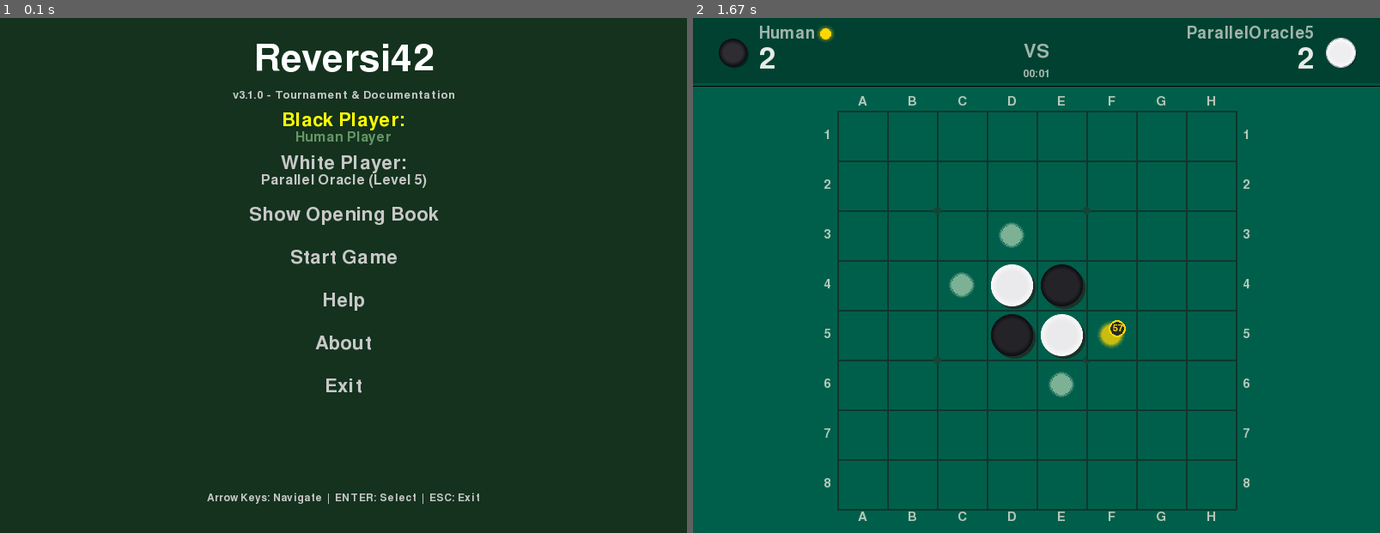
Above: before the commit, frames 1-2 (left to right).
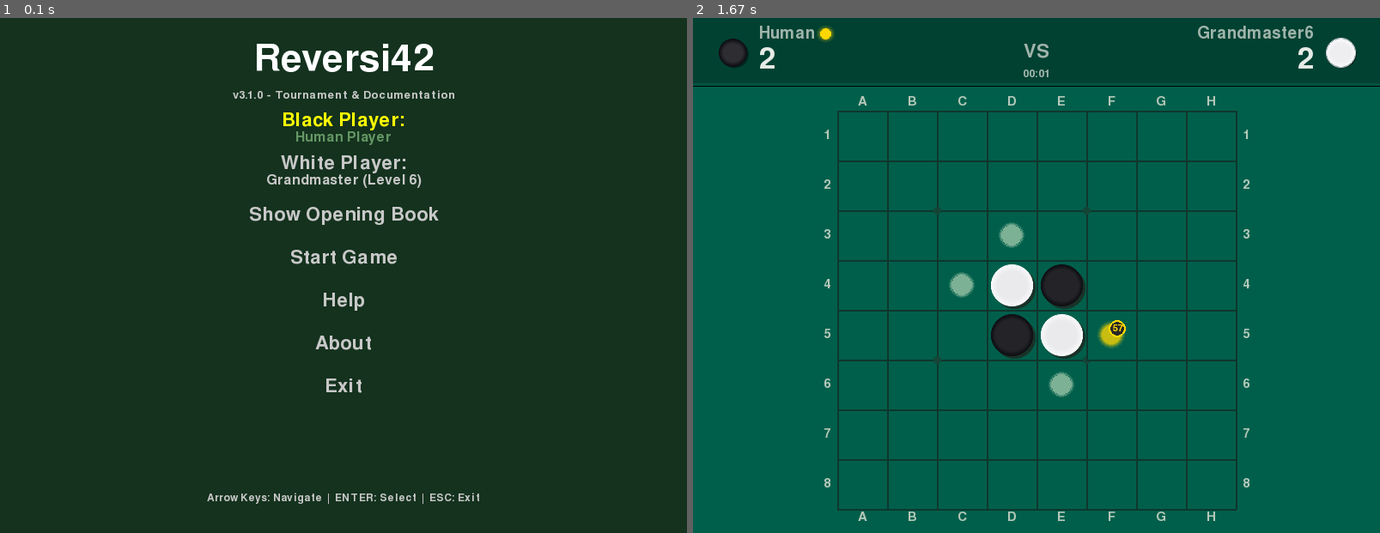
Above: after the commit, the same moments.

Repository: lookee/Reversi42
Game: pygame game, started from src/reversi42.py
The game is run twice, just before and just after one commit, with the same random seed, the same clock (stepped at 60 frames per second) and the same inputs.
Inputs:
- Up to frame 1 (0.1 s): no input
- Up to frame 2 (1.67 s): click "Start Game" at 0.38 s

The runs differ from the first frame. In frame 1, 0.3% of the frame differs, in the area x 38-63%, y 30-33%; in frame 2, 0.3%.

Commit message:
new player default for view pygame

Diff:
--- a/src/config.py
+++ b/src/config.py
@@ -17,9 +17,9 @@
 
     # Players
     DEFAULT_BLACK_PLAYER = "Human Player"
-    DEFAULT_WHITE_PLAYER = "Parallel Oracle"
+    DEFAULT_WHITE_PLAYER = "Grandmaster"
     DEFAULT_BLACK_DEPTH = 5
-    DEFAULT_WHITE_DEPTH = 5  # Parallel Oracle optimal depth
+    DEFAULT_WHITE_DEPTH = 6  # Grandmaster level 6
 
     # Opening Book
     OPENING_BOOK_ENABLED = True
